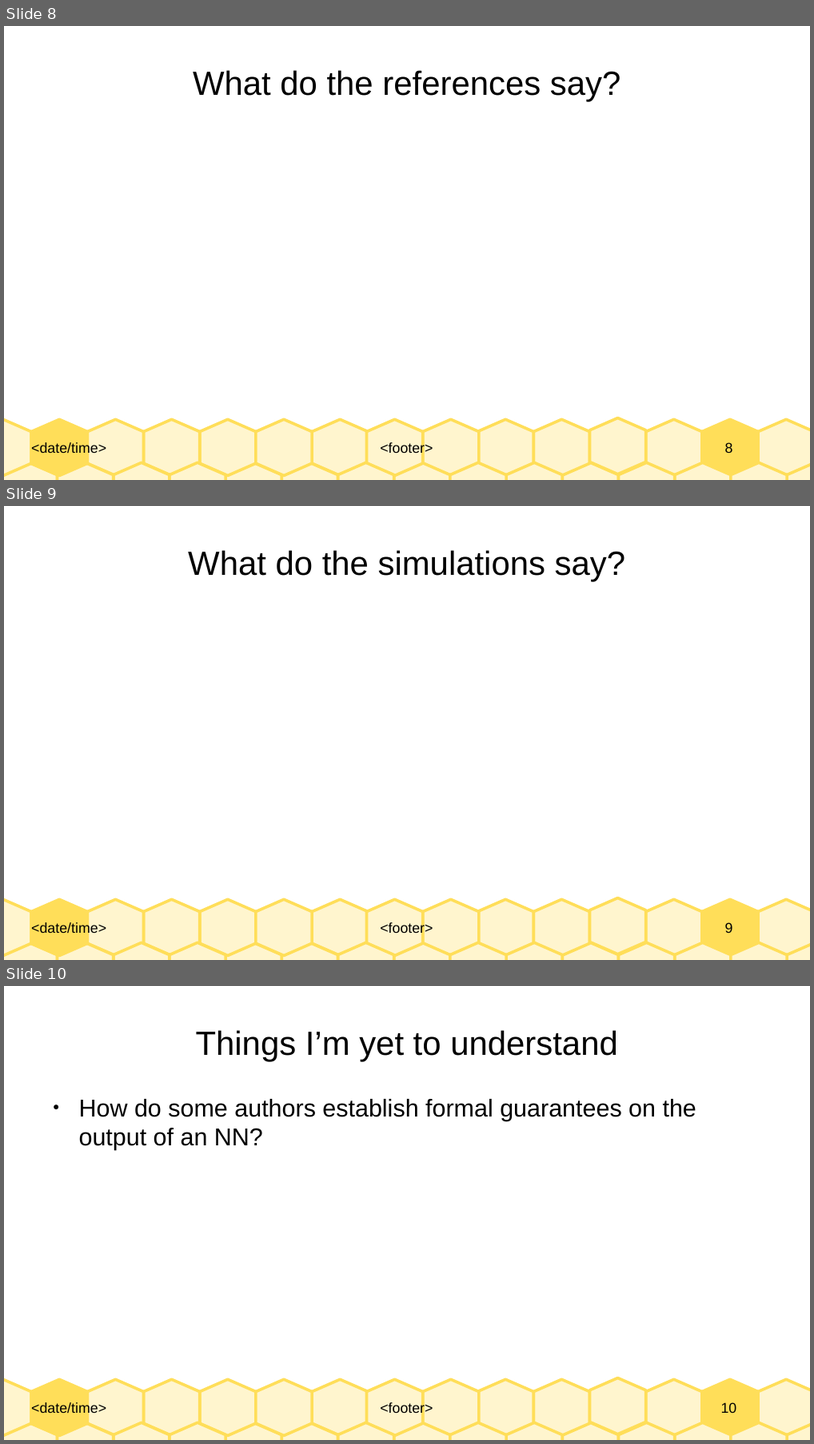
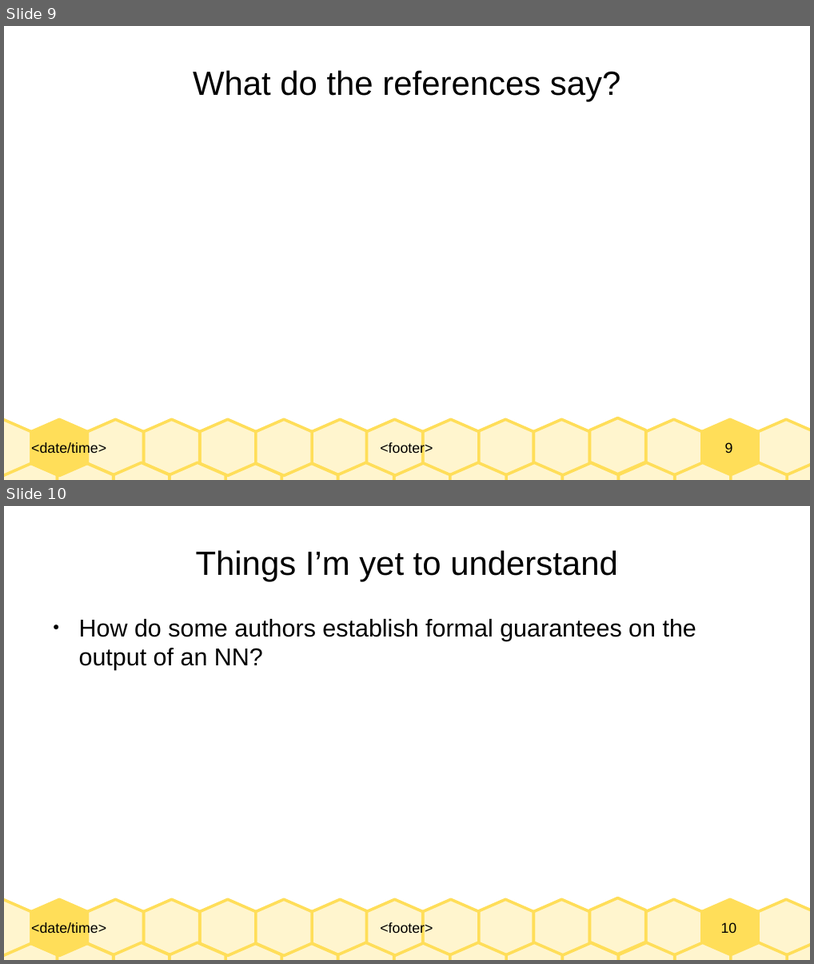
Before and after one commit to Realife-Brahmin/OriginalDocsHub, a slide deck: research_showcase/physicsInformedNeuralNetworks_aryan_ritwajeet_jha.odp. Shown one above the other, each under a label of ours: slides 8, 9 and 10 before the commit, slides 9 and 10 after it. The pictures are 814x1444 and 814x964 pixels, drawn with LibreOffice and Linux fonts; fonts in the diff are those of the drawing. Boxes give left, top, right and bottom in pixels: in the first picture for what was removed or moved away, otherwise in the second. Text is boxed around its words. In the diff, an @@ line names an element or a change of style, - is before the commit and + after.

```diff
--- a/research_showcase/physicsInformedNeuralNetworks_aryan_ritwajeet_jha.odp
+++ b/research_showcase/physicsInformedNeuralNetworks_aryan_ritwajeet_jha.odp
@@ slide 9 removed at (4, 506, 810, 960), background #FFFFFF; not listed: 33 template elements that a slide beside it also shows @@
@@ title removed at (188, 550, 626, 582) @@
-What do the simulations say?
@@ what was slide 8 is now slide 9 @@
@@ page number at (726, 442, 734, 452): text changed @@
-8
+9
```
Also in this commit, not shown: 1 slide changed, 1 slide added, 1 other file.
